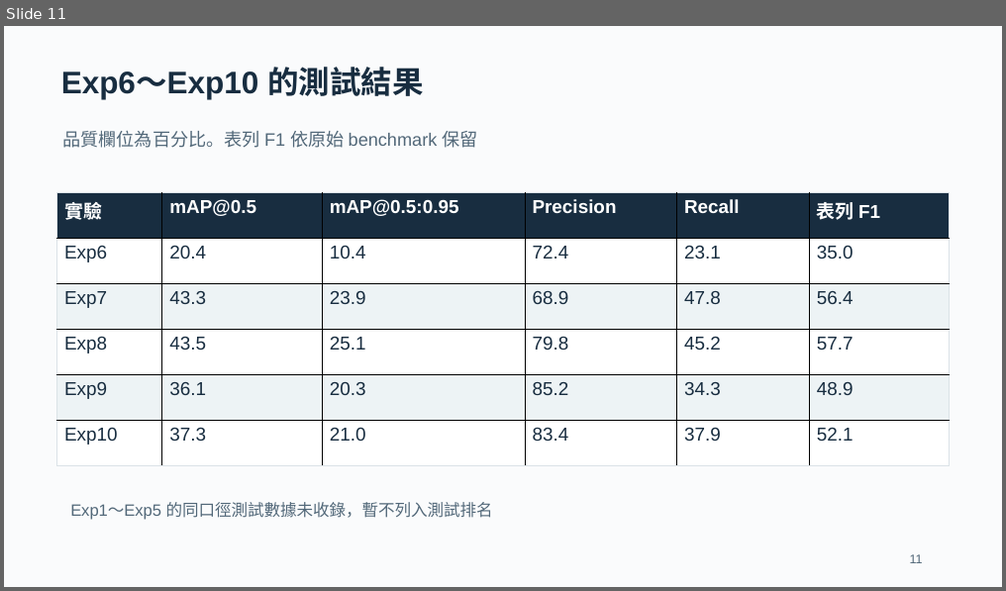
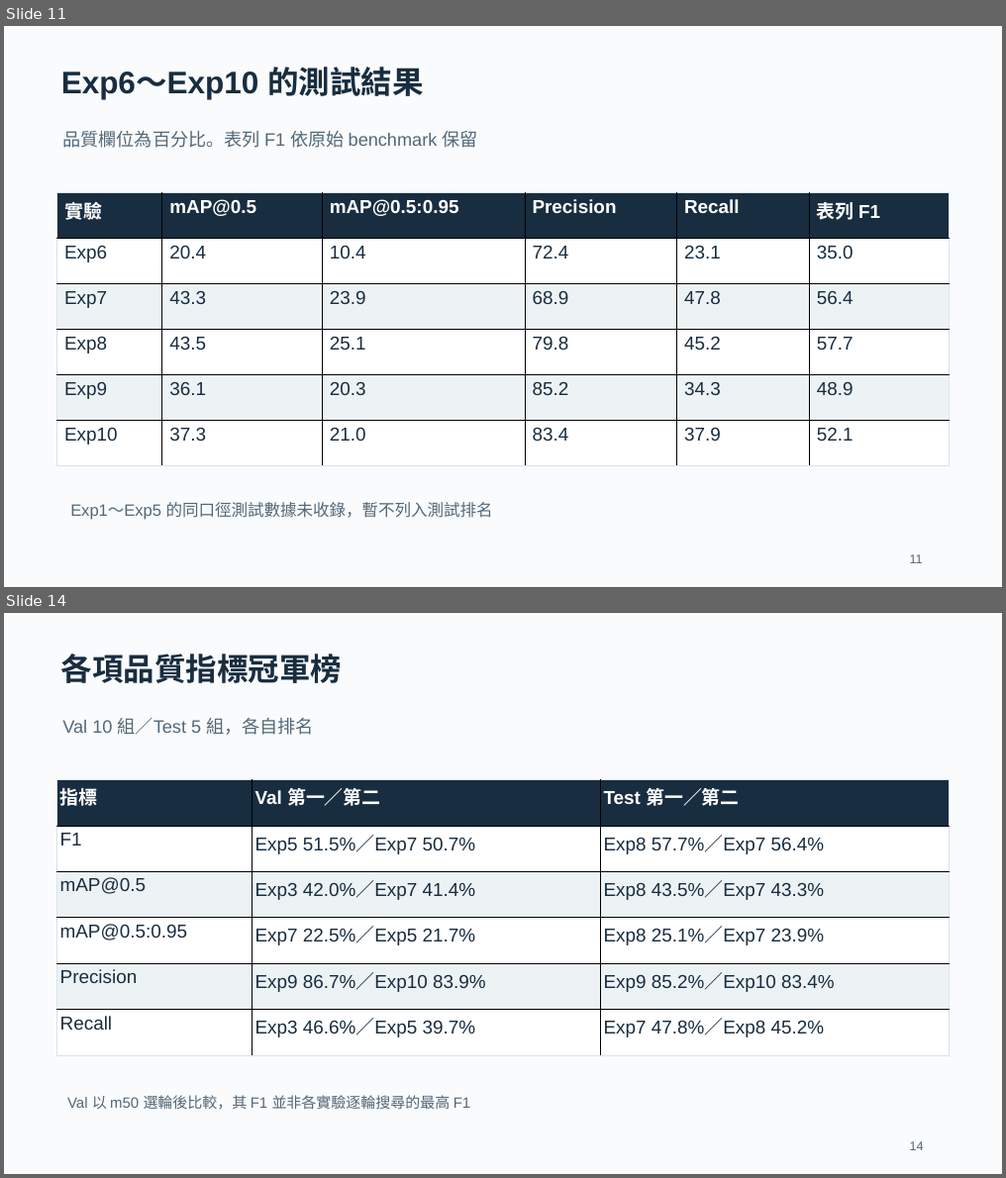
Before and after one commit to contemplator/nchu-research-method-traffic-violation-dataset, a slide deck: outputs/Exp1-Exp10_交通設施偵測實驗報告.pptx. Shown one above the other, each under a label of ours: slide 11 before the commit, slides 11 and 14 after it; the slides between them are not shown. The pictures are 1006x591 and 1006x1178 pixels, drawn with LibreOffice and Linux fonts; fonts in the diff are those of the drawing. Boxes give left, top, right and bottom in pixels: in the first picture for what was removed or moved away, otherwise in the second. Text is boxed around its words. In the diff, an @@ line names an element or a change of style, - is before the commit and + after.

```diff
--- a/outputs/Exp1-Exp10_交通設施偵測實驗報告.pptx
+++ b/outputs/Exp1-Exp10_交通設施偵測實驗報告.pptx
@@ slide 14 added at [4, 613, 1002, 1174], background #FAFBFC @@
@@ text added at [61, 654, 342, 683], 30 pt, text #182D40, bold @@
+各項品質指標冠軍榜
@@ text added at [62, 718, 314, 735], 17.2 pt, text #526879 @@
+Val 10 組／Test 5 組，各自排名
@@ table added at [57, 780, 949, 1057], 6 rows, 3 columns @@
+指標 | Val 第一／第二 | Test 第一／第二
+F1 | Exp5 51.5%／Exp7 50.7% | Exp8 57.7%／Exp7 56.4%
+mAP@0.5 | Exp3 42.0%／Exp7 41.4% | Exp8 43.5%／Exp7 43.3%
+mAP@0.5:0.95 | Exp7 22.5%／Exp5 21.7% | Exp8 25.1%／Exp7 23.9%
+Precision | Exp9 86.7%／Exp10 83.9% | Exp9 85.2%／Exp10 83.4%
+Recall | Exp3 46.6%／Exp5 39.7% | Exp7 47.8%／Exp8 45.2%
@@ text added at [67, 1095, 470, 1110], 14.2 pt, text #526879 @@
+Val 以 m50 選輪後比較，其 F1 並非各實驗逐輪搜尋的最高 F1
@@ text added at [910, 1142, 924, 1151], 12 pt, text #526879 @@
+14
```
Also in this commit, not shown: 17 slides changed, 7 other slides added.
